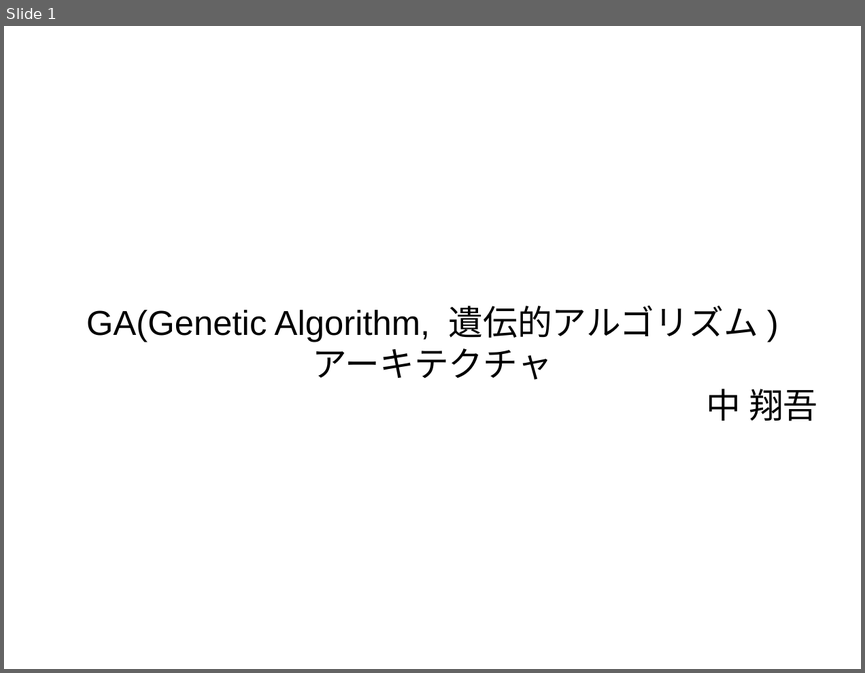
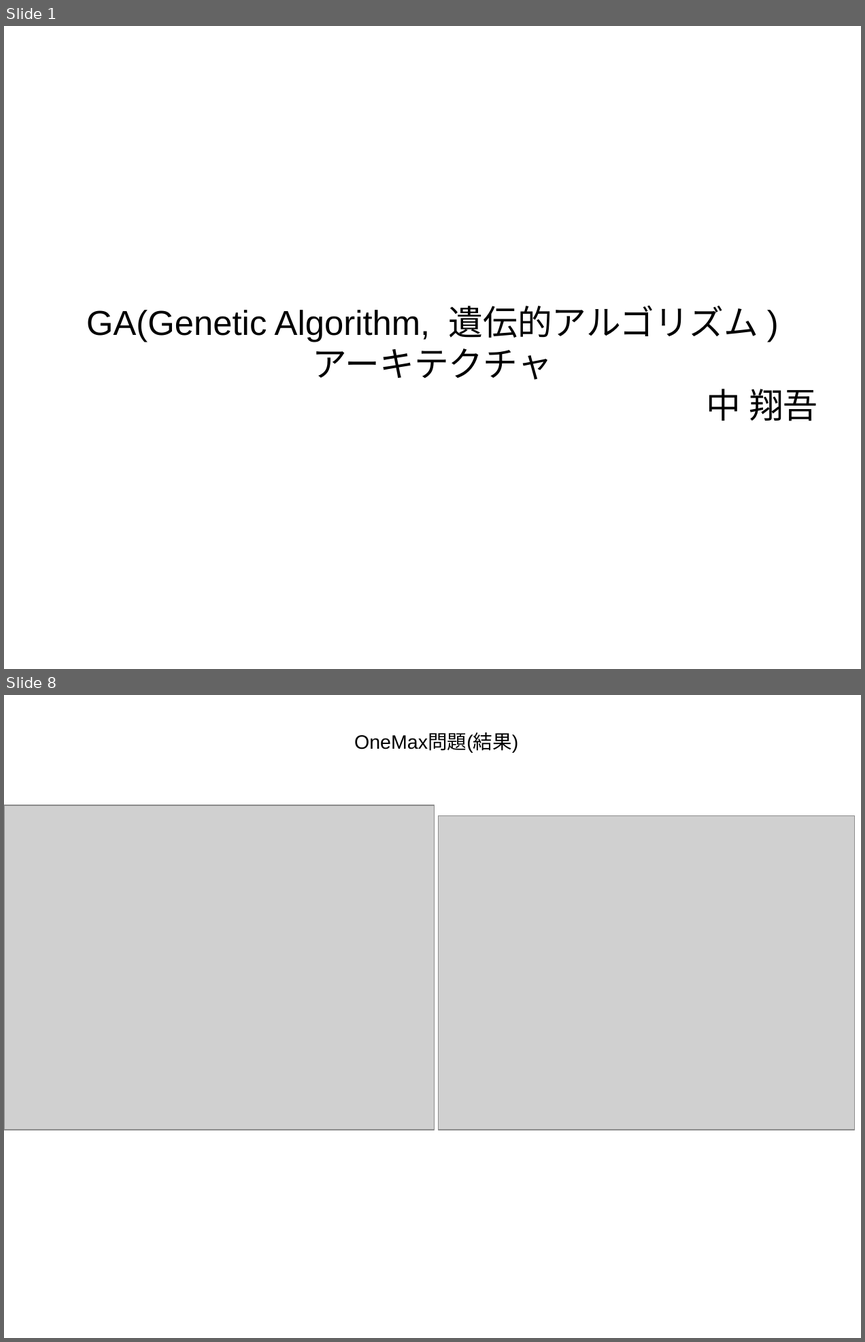
Before and after one commit to BiggieBoo18/GeneticAlgorithm, a slide deck: ga.odp. Shown one above the other, each under a label of ours: slide 1 before the commit, slides 1 and 8 after it; the slides between them are not shown. The pictures are 865x673 and 865x1342 pixels, drawn with LibreOffice and Linux fonts; fonts in the diff are those of the drawing; grey boxes stand for pictures. Boxes give left, top, right and bottom in pixels: in the first picture for what was removed or moved away, otherwise in the second. Text is boxed around its words. In the diff, an @@ line names an element or a change of style, - is before the commit and + after.

```diff
--- a/ga.odp
+++ b/ga.odp
@@ slide 8 added at [4, 695, 861, 1338], background #FFFFFF @@
@@ text added at [354, 733, 518, 752], 18 pt, text #000000 @@
+OneMax問題(結果)
@@ picture added at [4, 805, 434, 1130] @@
@@ picture added at [439, 816, 855, 1130] @@
```
Also in this commit, not shown: 1 slide changed, 5 other slides added, 2 slides removed, 19 other files.
